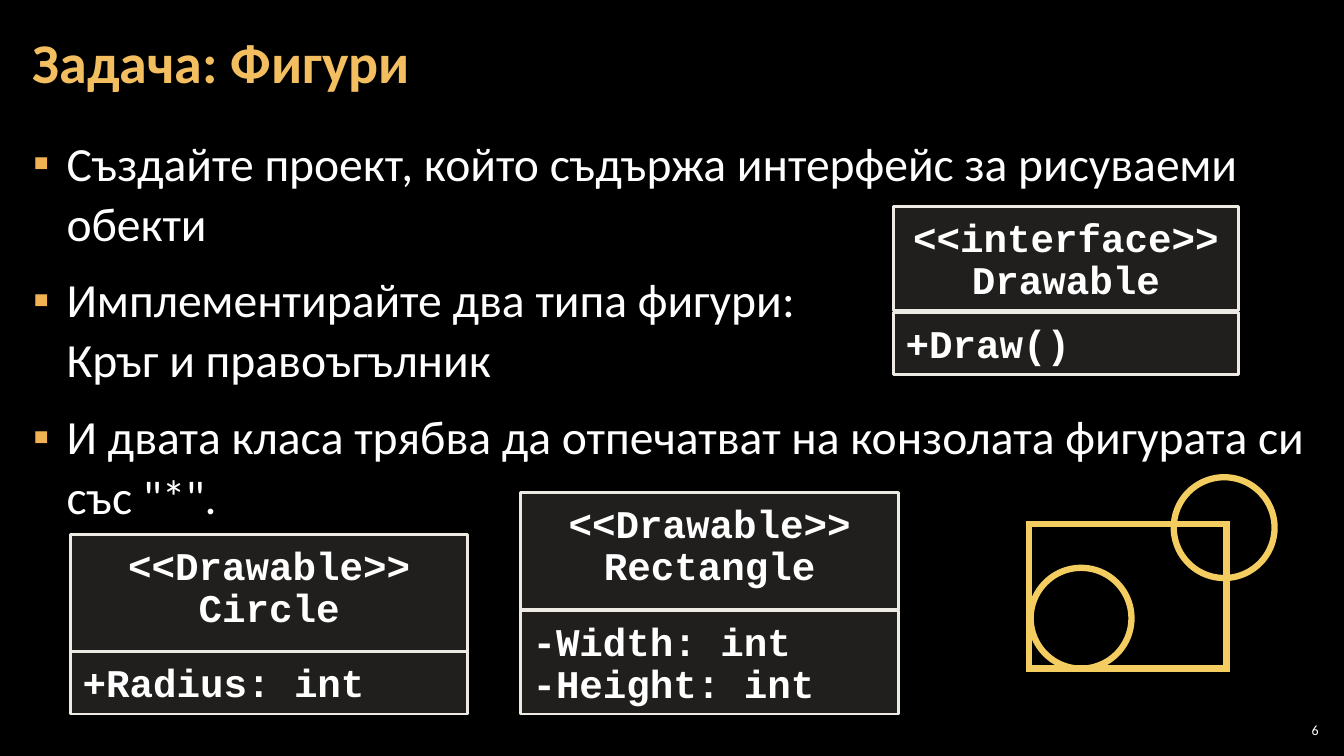
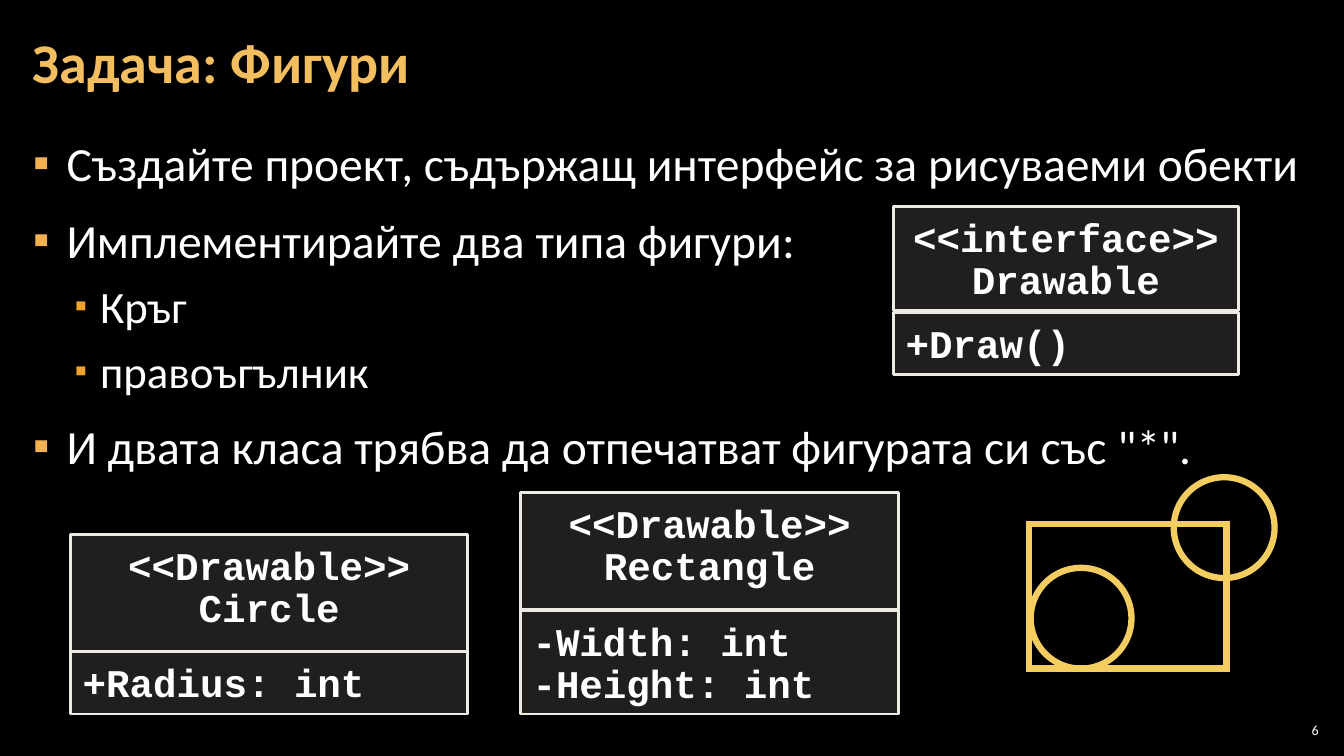
Before and after one commit to BG-IT-Edu/Free-Content, a slide deck: slide 6 of dmanolov/Информатика 11 клас, ПП (C#)/М1.Обектно-ориентирано проектиране и програмиране/07.Абстрактни класове и интерфейси/07.2.Интерфейси.pptx. Drawn at 1344x756 pixels with LibreOffice and Linux fonts; fonts in the diff are those of the drawing; background and template pictures are left out. Boxes give left, top, right and bottom in pixels: in the first picture for what was removed or moved away, otherwise in the second. Text is boxed around its words. In the diff, an @@ line names an element or a change of style, - is before the commit and + after.

```diff
--- a/dmanolov/Информатика 11 клас, ПП (C#)/М1.Обектно-ориентирано проектиране и програмиране/07.Абстрактни класове и интерфейси/07.2.Интерфейси.pptx
+++ b/dmanolov/Информатика 11 клас, ПП (C#)/М1.Обектно-ориентирано проектиране и програмиране/07.Абстрактни класове и интерфейси/07.2.Интерфейси.pptx
@@ text at [67, 148, 1298, 472]: text changed @@
-▪ Създайте проект, който съдържа интерфейс за рисуваеми обекти
-▪ Имплементирайте два типа фигури:
-  Кръг и правоъгълник
-▪ И двата класа трябва да отпечатват на конзолата фигурата си със "*".
+▪ Създайте проект, съдържащ интерфейс за рисуваеми обекти
+▪ Имплементирайте два типа фигури:
+  ▪ Кръг
+  ▪ правоъгълник
+▪ И двата класа трябва да отпечатват фигурата си със "*".
```
Also in this commit, not shown: 1 other slide changed, 1 slide added, 1 slide removed, 8 other files.
